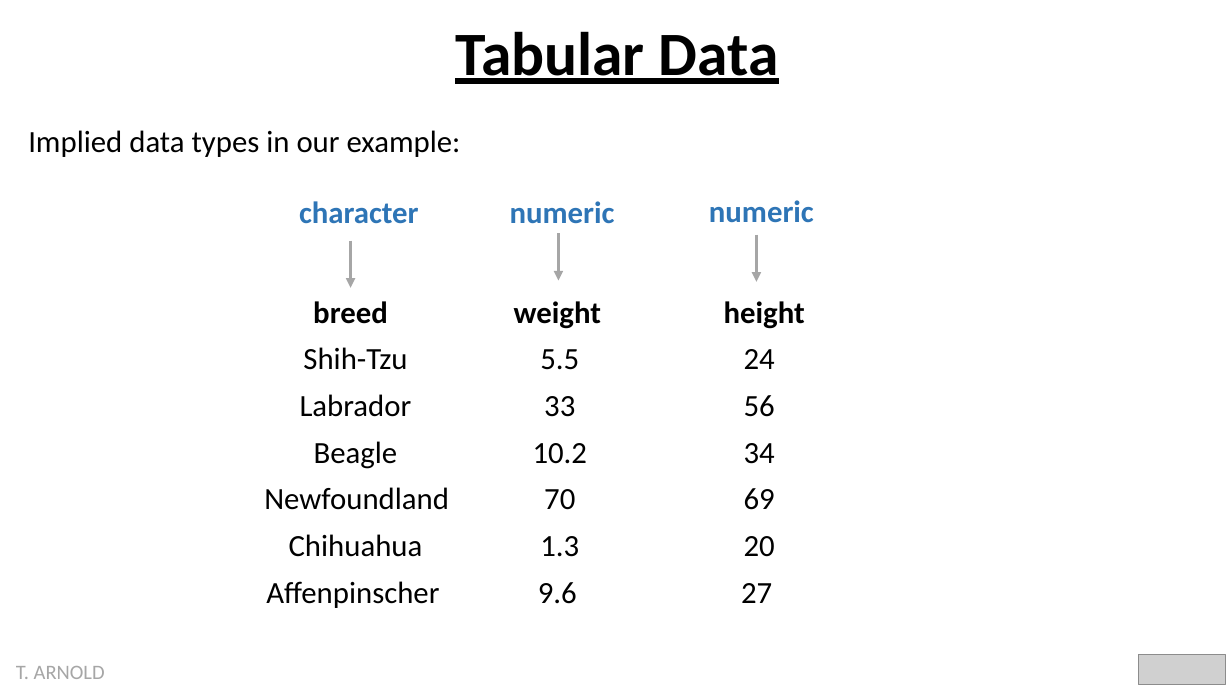
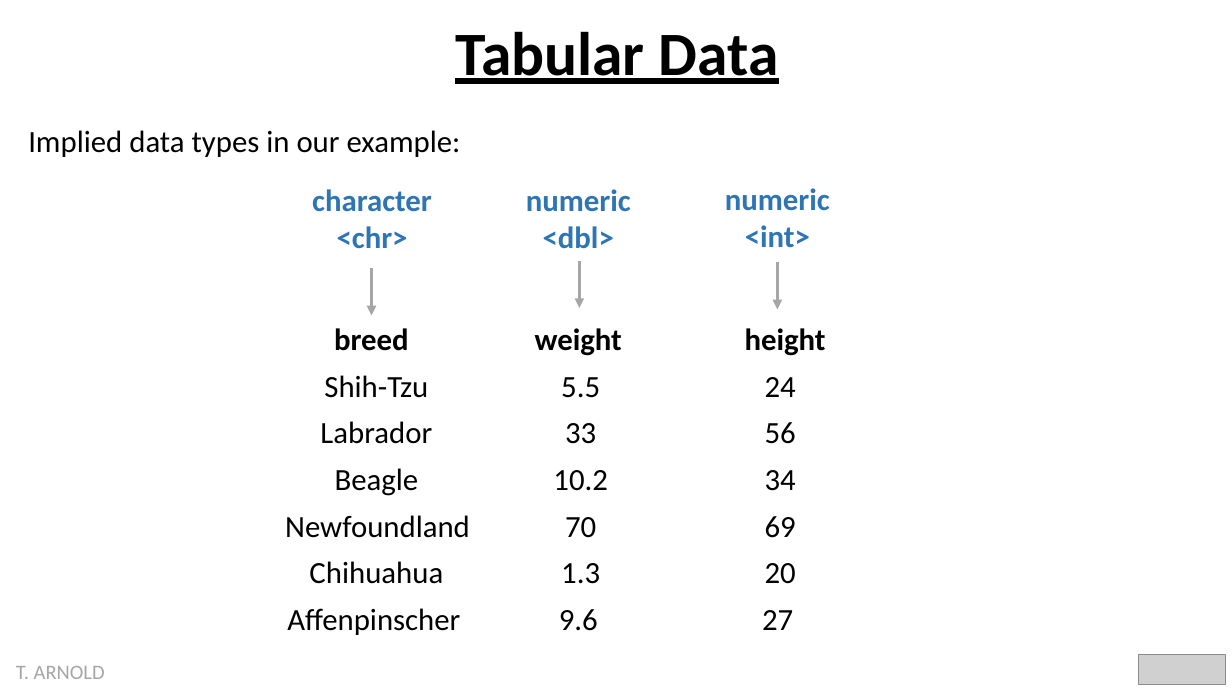
Before and after one commit to statsmaths/dsst289-f21, a slide deck: slide 6 of pslides/tabular_data.pptx. Drawn at 1232x693 pixels with LibreOffice and Linux fonts; fonts in the diff are those of the drawing; grey boxes stand for pictures. Boxes give left, top, right and bottom in pixels: in the first picture for what was removed or moved away, otherwise in the second. Text is boxed around its words. In the diff, an @@ line names an element or a change of style, - is before the commit and + after.

```diff
--- a/pslides/tabular_data.pptx
+++ b/pslides/tabular_data.pptx
@@ text "character": place and size @@
-text "character" at bbox=[299, 201, 419, 224]
+text "character" at bbox=[312, 189, 432, 249]
@@ text "numeric": place and size @@
-text "numeric" at bbox=[510, 201, 615, 224]
+text "numeric" at bbox=[526, 189, 631, 249]
@@ text "numeric": place and size @@
-text "numeric" at bbox=[709, 200, 814, 223]
+text "numeric" at bbox=[725, 188, 830, 248]
@@ text at bbox=[337, 226, 408, 249]: paragraph added @@
+<chr>
@@ text at bbox=[543, 226, 614, 249]: paragraph added @@
+<dbl>
@@ text at bbox=[745, 225, 810, 248]: paragraph added @@
+<int>
@@ 6 texts, 3 arrows: place and size @@
-6 texts, 3 arrows at bbox=[303, 234, 805, 370]
+6 texts, 3 arrows at bbox=[324, 261, 826, 398]
@@ 15 texts: place and size @@
-15 texts at bbox=[264, 394, 775, 608]
+15 texts at bbox=[285, 421, 796, 635]
```
Also in this commit, not shown: 12 other files.
